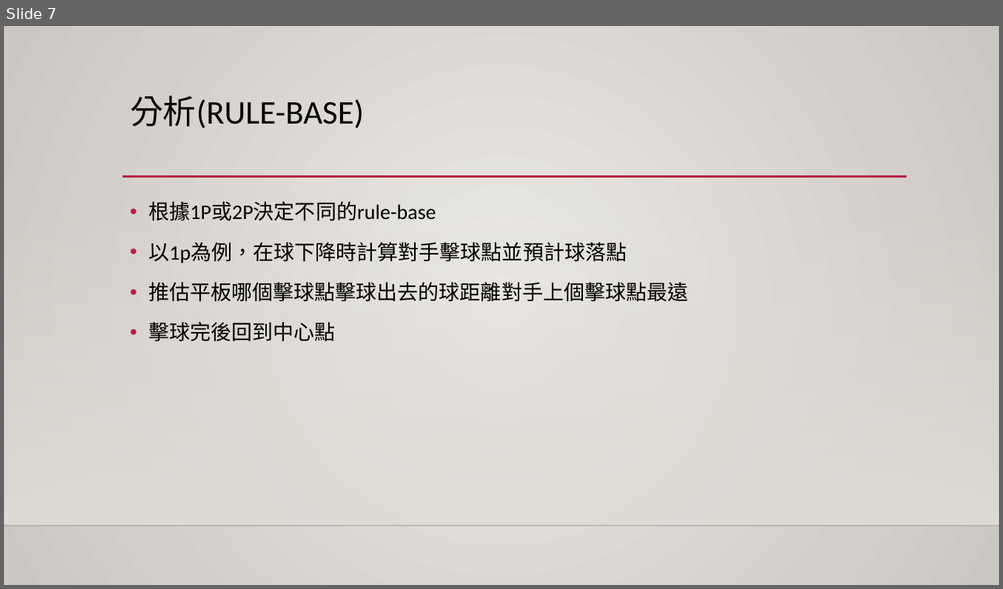
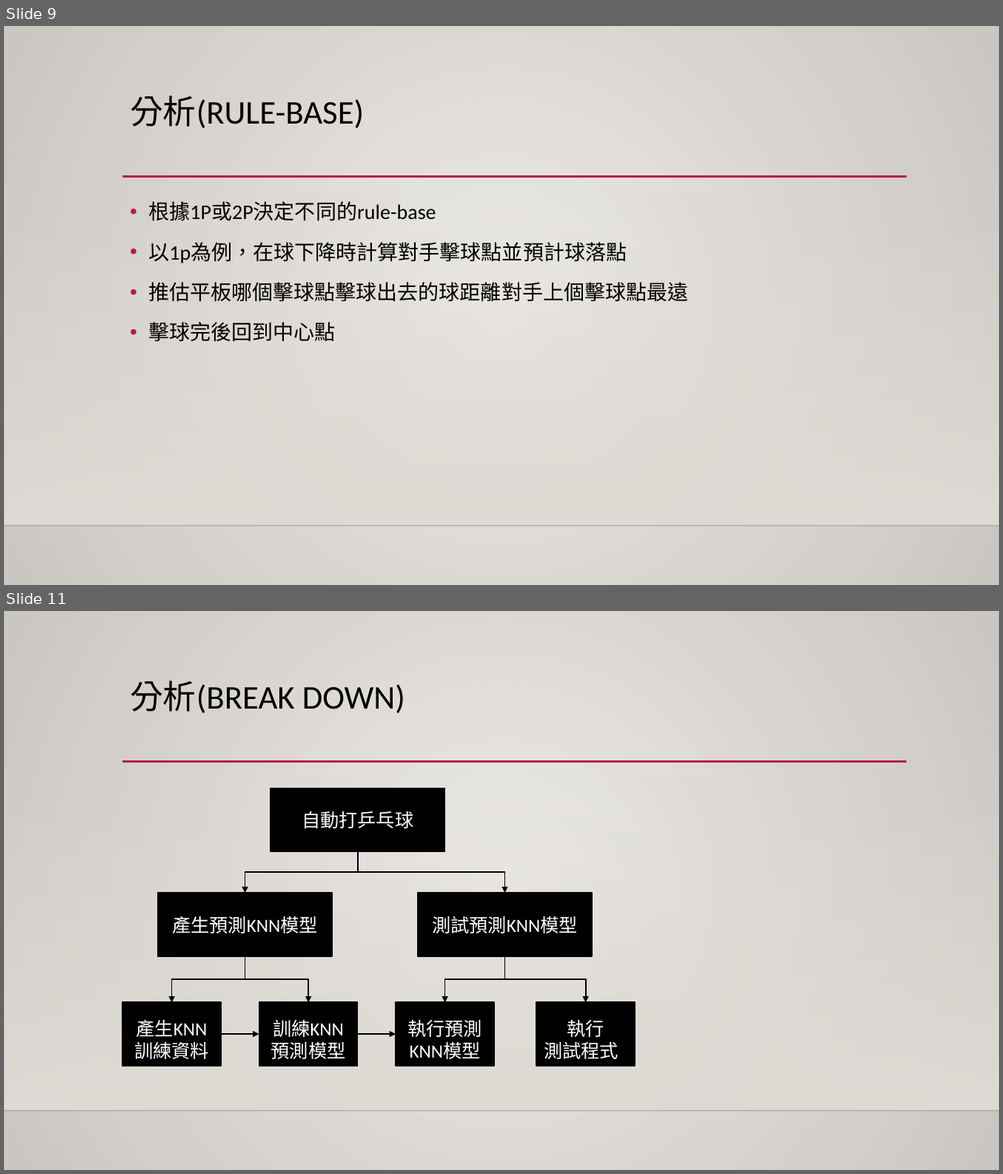
Before and after one commit to mingyang13795/Ping_Pong, a slide deck: 專案管理.pptx. Shown one above the other, each under a label of ours: slide 7 before the commit, slides 9 and 11 after it; the slides between them are not shown. The pictures are 1003x589 and 1003x1174 pixels, drawn with LibreOffice and Linux fonts; fonts in the diff are those of the drawing; background and template pictures are left out. Boxes give left, top, right and bottom in pixels: in the first picture for what was removed or moved away, otherwise in the second. Text is boxed around its words. In the diff, an @@ line names an element or a change of style, - is before the commit and + after.

```diff
--- a/專案管理.pptx
+++ b/專案管理.pptx
@@ slide 11 added at box(4, 611, 999, 1170), background gradient #ECEAE7 to #CAC7C1; not listed: 3 template elements that a slide beside it also shows @@
@@ title added at box(130, 681, 405, 713), 32 pt, text #000000 @@
+分析(BREAK DOWN)
@@ rectangle added at box(270, 789, 445, 852), fill #000000, outline #000000 1.25 pt, 18 pt, text #FFFFFF @@
+自動打乒乓球
@@ elbow arrow added from (358, 852) to (245, 893), #000000 1.25 pt @@
@@ elbow arrow added from (358, 852) to (505, 893), #000000 1.25 pt @@
@@ rectangle added at box(158, 893, 333, 957), fill #000000, outline #000000 1.25 pt, 18 pt, text #FFFFFF @@
+產生預測KNN模型
@@ rectangle added at box(418, 893, 592, 957), fill #000000, outline #000000 1.25 pt, 18 pt, text #FFFFFF @@
+測試預測KNN模型
@@ elbow arrow added from (245, 957) to (172, 1002), #000000 1.25 pt @@
@@ elbow arrow added from (245, 957) to (308, 1002), #000000 1.25 pt @@
@@ elbow arrow added from (505, 957) to (445, 1002), #000000 1.25 pt @@
@@ elbow arrow added from (505, 957) to (585, 1002), #000000 1.25 pt @@
@@ rectangle added at box(122, 1002, 221, 1066), fill #000000, outline #000000 1.25 pt, 18 pt, text #FFFFFF @@
+產生KNN
+訓練資料
@@ rectangle added at box(259, 1002, 358, 1066), fill #000000, outline #000000 1.25 pt, 18 pt, text #FFFFFF @@
+訓練KNN
+預測模型
@@ rectangle added at box(395, 1002, 494, 1066), fill #000000, outline #000000 1.25 pt, 18 pt, text #FFFFFF @@
+執行預測KNN模型
@@ rectangle added at box(536, 1002, 634, 1066), fill #000000, outline #000000 1.25 pt, 18 pt, text #FFFFFF @@
+執行
+測試程式
@@ arrow added from (221, 1035) to (259, 1035), #000000 1.25 pt @@
@@ arrow added from (358, 1035) to (395, 1035), #000000 1.25 pt @@
@@ what was slide 7 is now slide 9 @@
```
Also in this commit, not shown: 6 slides changed, 3 other slides added.
